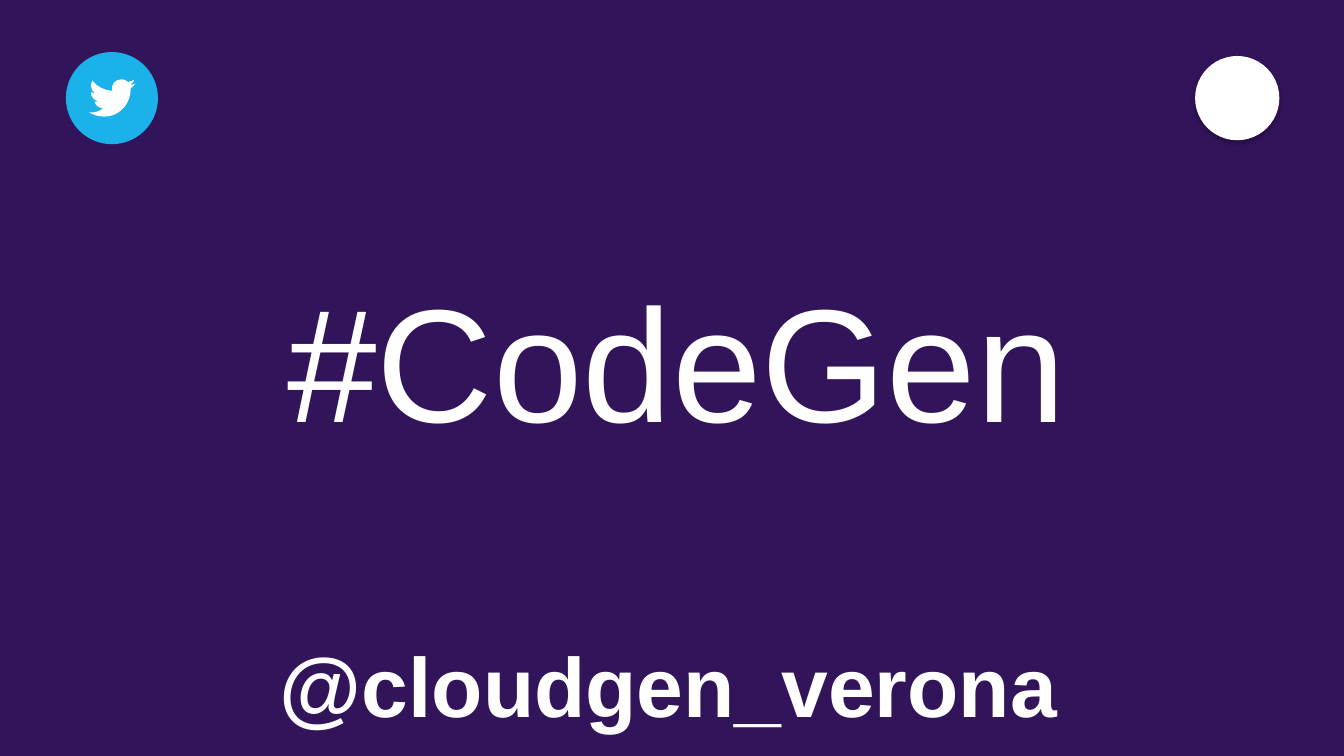
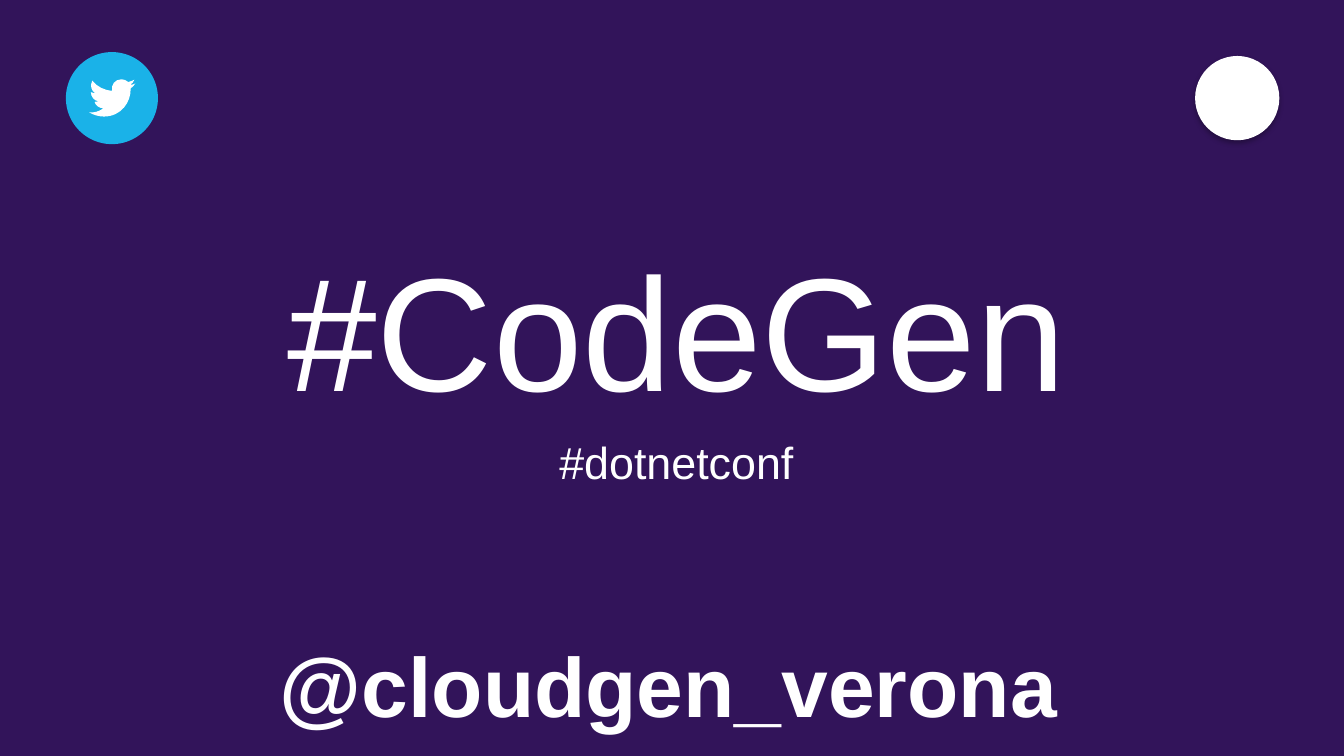
Before and after one commit to giulianolatini/CodeGen2018, a slide deck: slide 2 of slides/CodeGen_Template.pptx. Drawn at 1344x756 pixels with LibreOffice and Linux fonts; fonts in the diff are those of the drawing; background and template pictures are left out. Boxes give left, top, right and bottom in pixels: in the first picture for what was removed or moved away, otherwise in the second. Text is boxed around its words. In the diff, an @@ line names an element or a change of style, - is before the commit and + after.

```diff
--- a/slides/CodeGen_Template.pptx
+++ b/slides/CodeGen_Template.pptx
@@ text at box(559, 446, 793, 480): paragraph added @@
+#dotnetconf
```
Also in this commit, not shown: 6 slides added, 6 slides removed.
